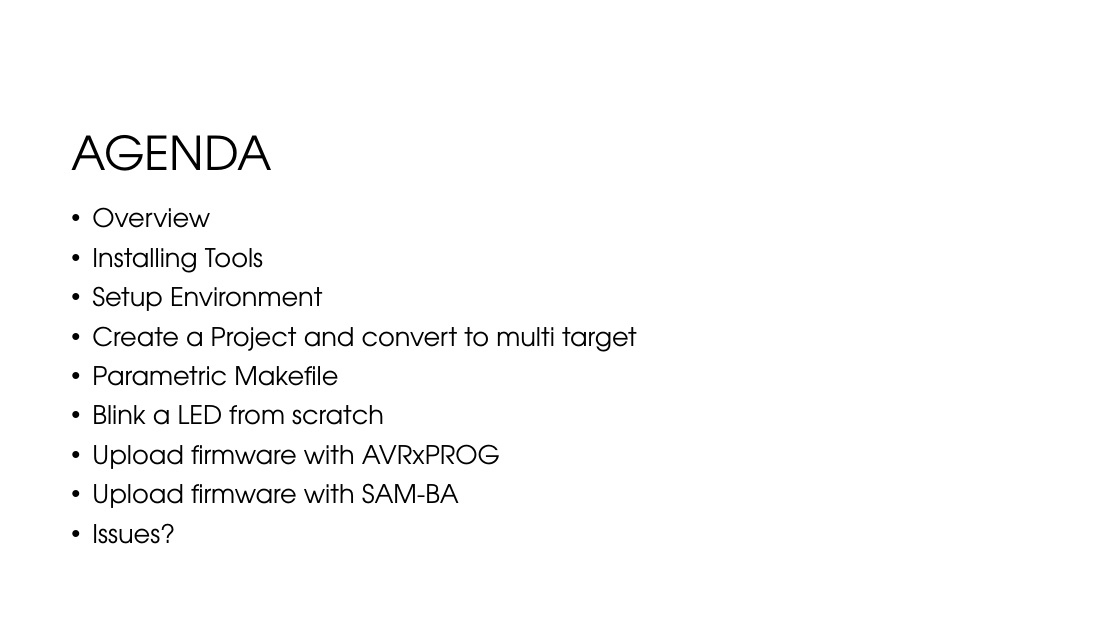
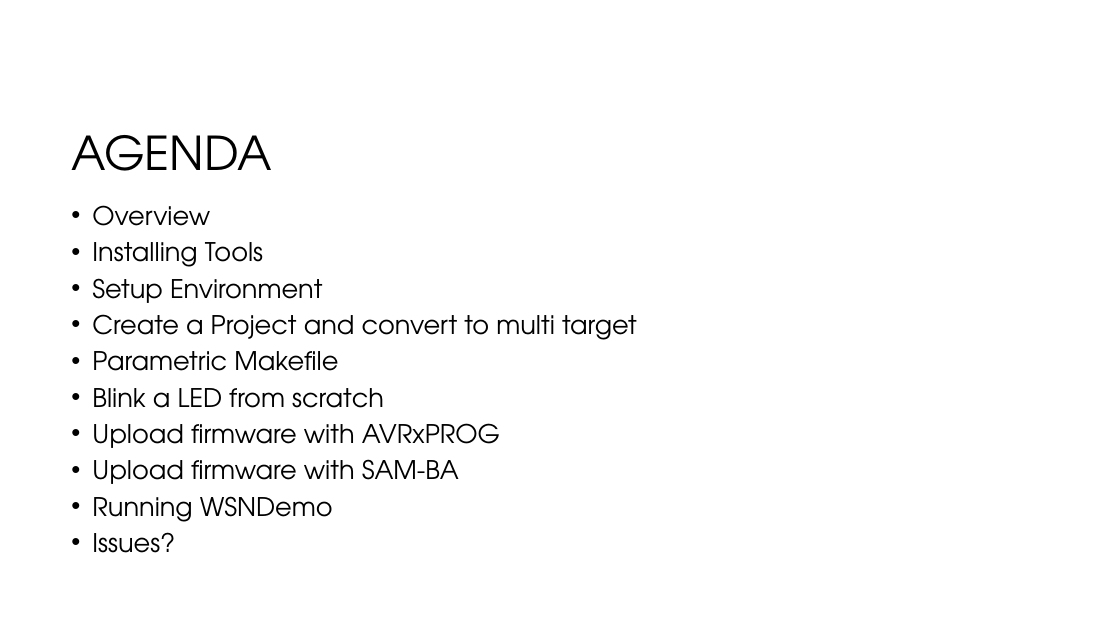
Before and after one commit to nandojve/hands-on, a slide deck: slide 2 of ATMEL Studio.pptx. Drawn at 1120x630 pixels with LibreOffice and Linux fonts; fonts in the diff are those of the drawing; background and template pictures are left out. Boxes give left, top, right and bottom in pixels: in the first picture for what was removed or moved away, otherwise in the second. Text is boxed around its words. In the diff, an @@ line names an element or a change of style, - is before the commit and + after.

```diff
--- a/ATMEL Studio.pptx
+++ b/ATMEL Studio.pptx
@@ text at box(92, 205, 637, 553): line spacing 0.9 to 0.8 @@
@@ text at box(92, 496, 333, 522): paragraph added @@
+• Running WSNDemo
```
Also in this commit, not shown: 1 slide added.
